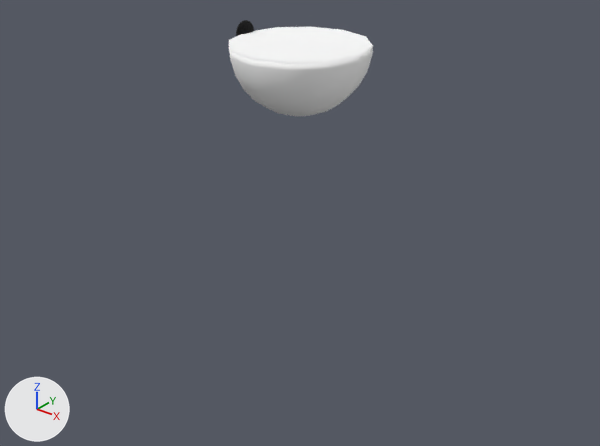
One commit to the glTF model assets/trenchbroom/models/BossSurveillance.glb: the scene before it, then after it.
One viewpoint serves both versions: a 50 mm camera at (42.3, -52.8, 16.4) aimed at (1.7, -2.1, -15.1). The lights are fixed; the arrows at lower left show +X, +Y and +Z. The first picture is the older version. Where no turn or scale is listed for an object, it has been applied to the vertices.

In view in the first picture: 'MeshInstance3D' and 1 more.
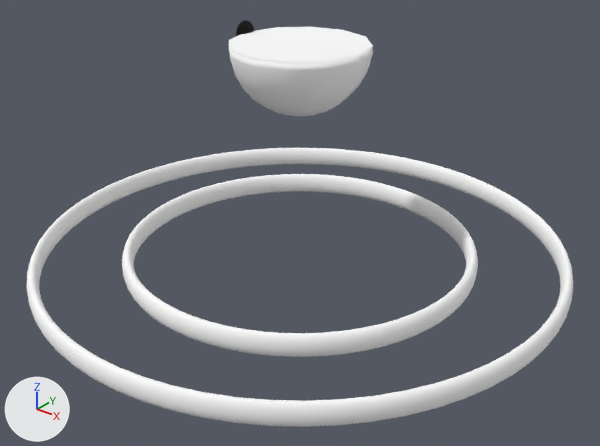
Diff of the bpy script that builds the scene:
```diff
--- a/assets/trenchbroom/models/BossSurveillance.glb.py
+++ b/assets/trenchbroom/models/BossSurveillance.glb.py
@@ mat_material_6 @@
+mat_material_6 = principled_material('Material_6')
+mat_material_6.base_color = (1.0, 1.0, 1.0)  # white #ffffff
+mat_material_6.roughness = 1.0
@@ mat_material_5 @@
+mat_material_5 = principled_material('Material_5')
+mat_material_5.base_color = (1.0, 1.0, 1.0)  # white #ffffff
+mat_material_5.roughness = 1.0
@@ me_mesh_6 @@
+me_mesh_6.from_pydata(...)  # 2145 vertices, 4096 faces; spans x -16.0..16.0, y -16.0..16.0, z -1.0..1.0
+me_mesh_6.materials.append(mat_material_6)  # white #ffffff
@@ me_mesh_5 @@
+me_mesh_5.from_pydata(...)  # 2145 vertices, 4096 faces; spans x -24.0..24.0, y -24.0..24.0, z -1.0..1.0
+me_mesh_5.materials.append(mat_material_5)  # white #ffffff
@@ ob_debugmesh2 @@
+ob_debugmesh2 = bpy.data.objects.new('DebugMesh2', me_mesh_6)
+ob_debugmesh2.location = (0.0, 0.0, -19.0)
@@ ob_debugmesh1 @@
+ob_debugmesh1 = bpy.data.objects.new('DebugMesh1', me_mesh_5)
+ob_debugmesh1.location = (0.0, 0.0, -19.0)
```

Boxes [x1, y1, x2, y2] around the edits, measured in the pictures (600 x 446 px):
'DebugMesh1', added
    after: [26, 148, 573, 427]
'DebugMesh2', added
    after: [122, 174, 478, 357]
